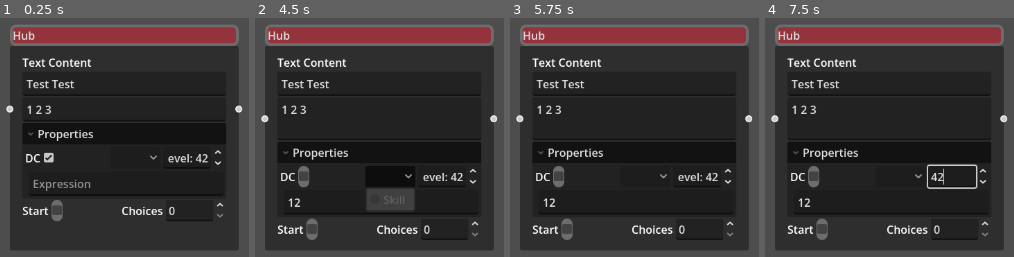
Above: before the commit, frames 1-4 (left to right).
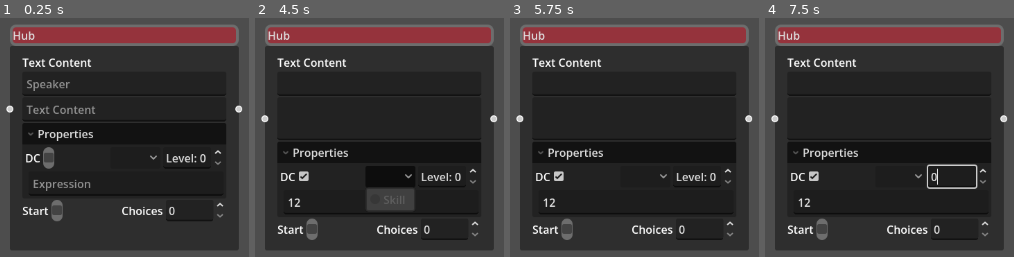
Above: after the commit, the same moments.

Repository: Roboticy3/Louder
Game: Godot game, scene res://demos/load_save_hub/load_save_hub.tscn
Same seed, same stepped clock (60 frames per second), same inputs: the game is played once before the commit and once after it. This scene is started directly instead of the project's main scene.
Inputs (mouse positions are in pixels of both pictures, inside the frame that each line leads up to):
- Up to frame 1 (0.25 s): no input
- Up to frame 2 (4.5 s): click (381, 182) at 0.52 s; type "12" at 0.6 s; click (304, 159) at 1.27 s; click (389, 159) at 2 s; tap Enter at 2.75, 4.25 s; drag from (379, 84) to (outside the picture) at 2.77 s; tap Space at 3.5 s; drag from (379, 108) to (outside the picture) at 3.52 s; move the mouse to (381, 182) at 4.27 s; hold Down (ui_down) from 4.28 s (still down); hold Delete (ui_graph_delete) from 4.28 s (still down); click (381, 182) at 4.42 s
- Up to frame 3 (5.75 s): release Down (ui_down) at 5 s; release Delete (ui_graph_delete) at 5 s; tap Space at 5 s; drag from (outside the picture) to (614, 80) at 5.02 s
- Up to frame 4 (7.5 s): tap Enter at 5.75 s; move the mouse to (989, 34) at 5.77 s; hold Down (ui_down) 5.78-6.5 s; hold Delete (ui_graph_delete) 5.78-6.5 s; tap Space at 6.5 s; drag from (outside the picture) to (989, 34) at 6.52 s; move the mouse to (949, 168) at 7.27 s; hold Up (ui_up) from 7.28 s (still down); hold Delete (ui_graph_delete) from 7.28 s (still down); click (949, 168) at 7.42 s

The runs differ from the first frame. In frame 1, 1.7% of the frame differs, in the area x 10-89%, y 25-64%; in frame 2, 1.3%; in frame 3, 1.3%; in frame 4, 1.1%.

Commit message:
removed NodePath wrapper from format

Diff:
--- a/editor/scripts/hub.gd
+++ b/editor/scripts/hub.gd
@@ -14,7 +14,7 @@
 	}
 	for child in find_children("*", "", true, false):
 		if child.is_in_group(COMPONENT_GROUP):
-			data[get_path_to(child)] = _export_node(child)
+			data[get_path_to(child) as String] = _export_node(child)
 	return data
 
 func _export_node(node: Node) -> Variant:
@@ -41,11 +41,11 @@
 	id = data.get("conversation_id", id)
 	position_offset = data.get("position_offset", position_offset)
 
-	for node_path in data:
-		if node_path is NodePath:
-			var node := get_node_or_null(node_path)
+	for path in data:
+		if path is String:
+			var node := get_node_or_null(NodePath(path))
 			if node:
-				_import_node(node, data[node_path])
+				_import_node(node, data[path])
 
 func _import_node(node: Node, value: Variant) -> void:
 	if node is ChoicesSectionLogic:
@@ -69,6 +69,12 @@
 	elif node is Button:
 		node.text = value
 
+func get_choices_logic() -> ChoicesSectionLogic:
+	return get_node_or_null("ChoicesSection/ChoicesSectionLogic") as ChoicesSectionLogic
+
+func get_start_check() -> CheckBox:
+	return get_node_or_null("ChoicesSection/CheckBox") as CheckBox
+
 var id := -1
 const ID_GROUP := &"CONVERSATION"
 
